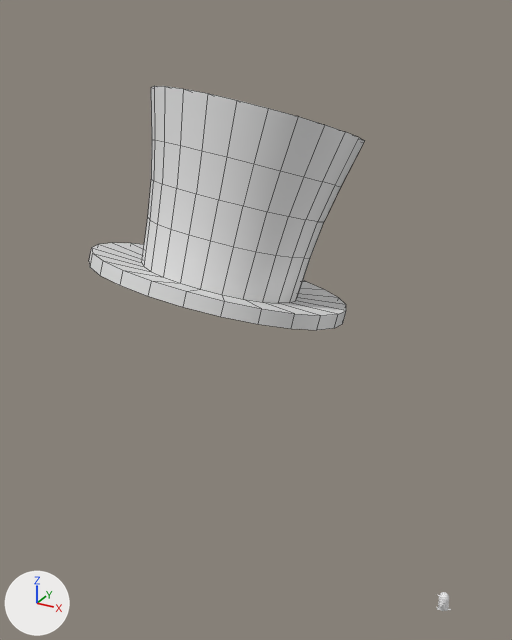
The FBX model Assets/Models/Pingvin.FBX, before and after one commit.
One viewpoint serves both versions: a camera (50 mm lens) standing at (3.3, -19.4, 19.1) and looking at (-8.2, 1.5, 8.6). The axes (+X, +Y, +Z) are drawn at lower left. The lights are the same throughout. Mesh edges are drawn as thin lines on the coarser meshes. Materials are left out; every surface is plain grey. Where no turn or scale is listed for an object, it has been applied to the vertices.

The first picture shows 'TopHat'.
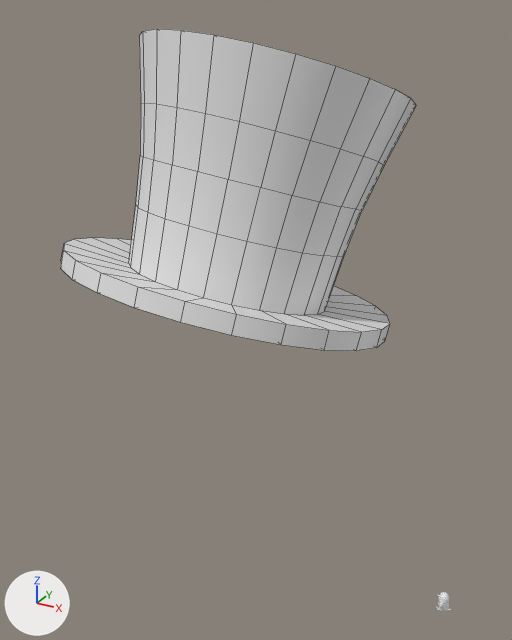
Location of each change, (x1, y1, x2, y2) in pixels of the pictures (512 x 640 px):
'TopHat', moved, rescaled (29% wider, 32% taller): before (89, 86, 364, 330); after (61, 29, 416, 351)

What the commit changed:
Object 'TopHat' (ob_tophat) moves from (-1.89, -3.544, 0.025) to (-2.798, -3.653, -0.171).
Object 'TopHat' (ob_tophat) is rescaled from (1.81, 1.81, 1.81) to (2.34, 2.34, 2.34).
